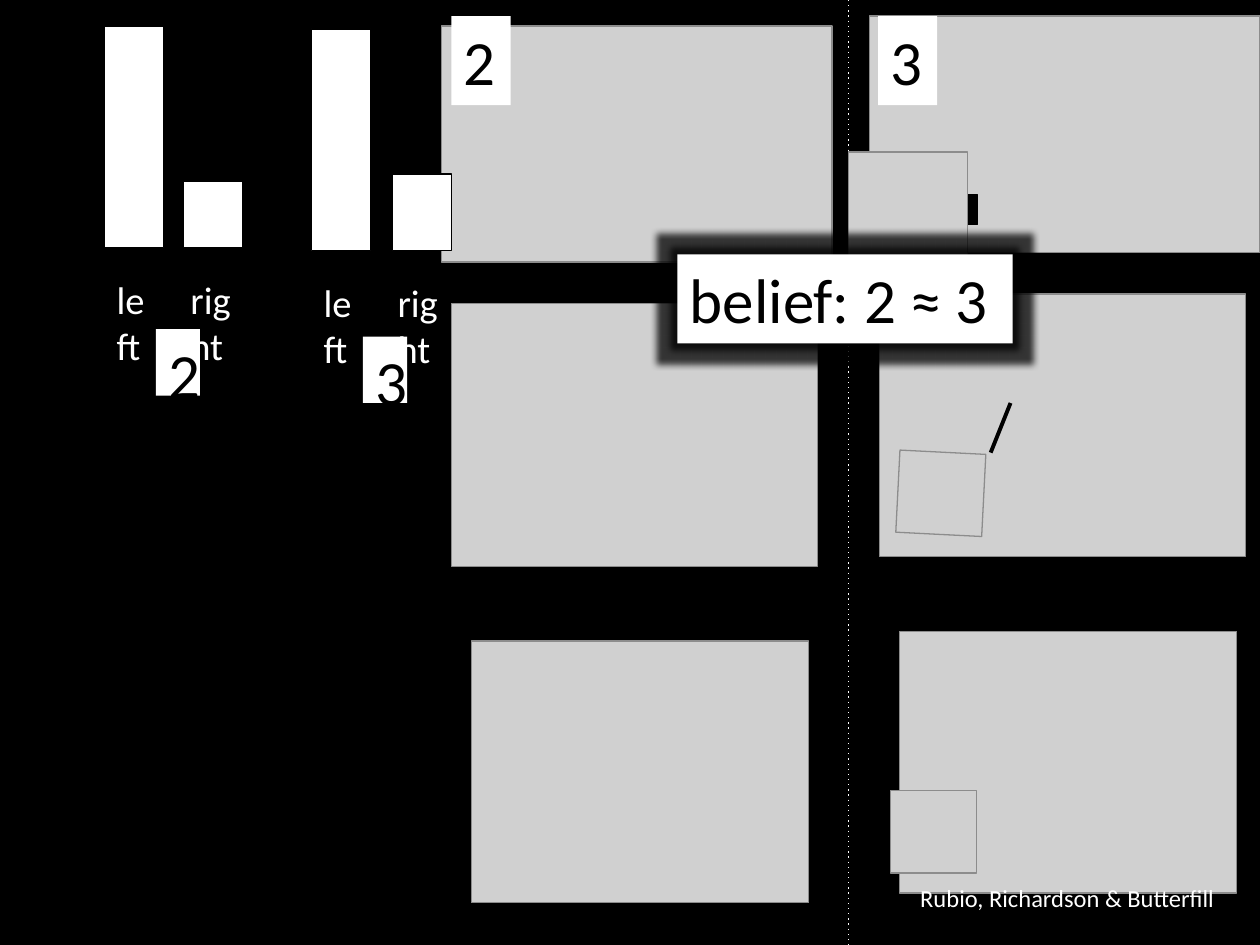
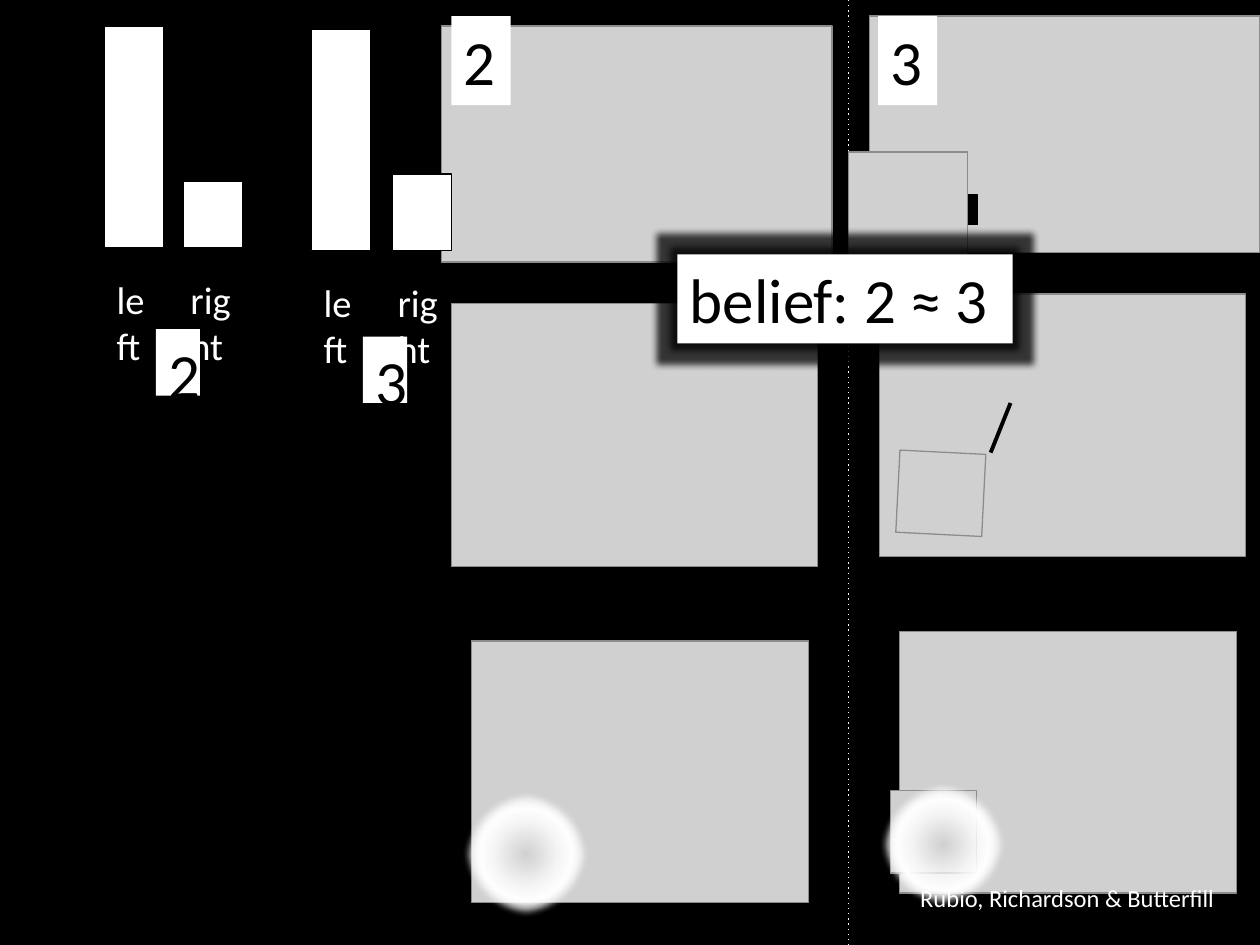
Before and after one commit to butterfill/minimal-theory-of-mind-cuny, a slide deck: slide 30 of minimal theory of mind cuny 05.pptx (slide 27 before the commit). Drawn at 1260x945 pixels with LibreOffice and Linux fonts; fonts in the diff are those of the drawing; grey boxes stand for pictures. Boxes give left, top, right and bottom in pixels: in the first picture for what was removed or moved away, otherwise in the second. Text is boxed around its words. In the diff, an @@ line names an element or a change of style, - is before the commit and + after.

```diff
--- a/minimal theory of mind cuny 05.pptx
+++ b/minimal theory of mind cuny 05.pptx
@@ ellipse added at <box>461,790,590,919</box>, fill gradient #FFFFFF @@
@@ ellipse added at <box>878,780,1007,908</box>, fill gradient #FFFFFF @@
```
Also in this commit, not shown: 6 other slides changed, 5 slides added, 7 other files.
